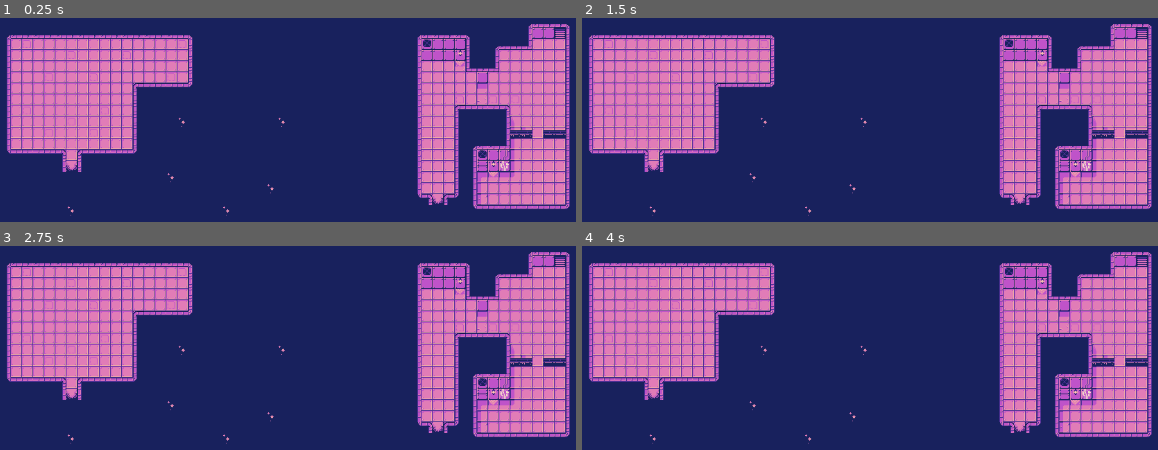
Above: before the commit, frames 1-4 (two rows, left to right).
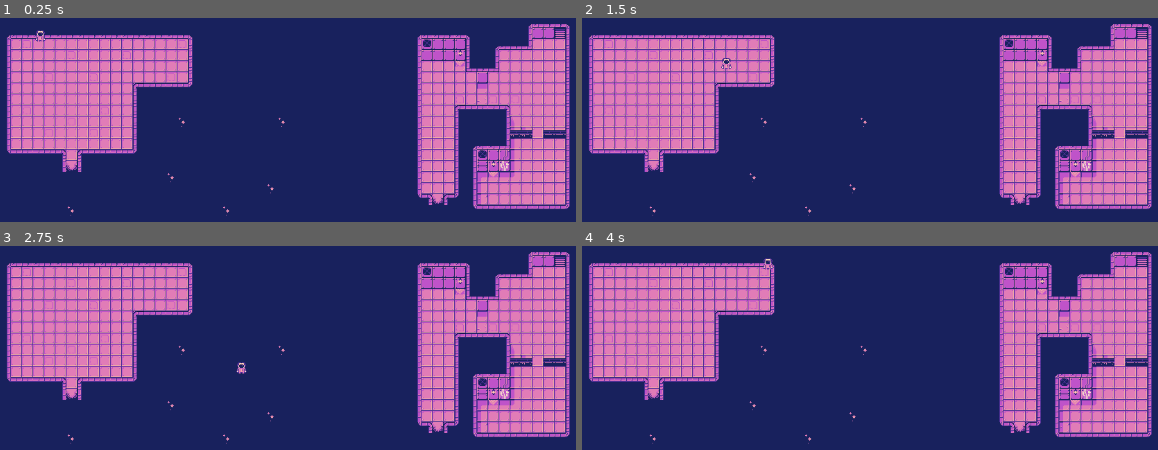
Above: after the commit, the same moments.

Repository: M-a-b-e-l/CISC2540---2D-Game-group-6
Game: Godot game, scene res://Scenes/main_scene.tscn
Two runs of this game, one before a commit and one after it. Both use one fixed random seed, a clock stepped at 60 frames per second and the inputs below. Before the commit the project has no main scene; this scene is started directly in both runs.
Inputs:
- Up to frame 1 (0.25 s): no input
- Up to frame 2 (1.5 s): tap Enter at 0.5 s; hold Right (ui_right) 0.53-1.28 s; tap Space at 1.25 s; hold Down (ui_down) from 1.28 s (still down)
- Up to frame 3 (2.75 s): tap Enter at 2 s; release Down (ui_down) at 2.03 s; hold Right (ui_right) from 2.03 s (still down)
- Up to frame 4 (4 s): tap Space at 2.75 s; release Right (ui_right) at 2.78 s; hold Up (ui_up) 2.78-3.53 s; hold Left (ui_left) from 3.53 s (still down)

The runs differ from the first frame. In frame 1, less than 0.1% of the frame differs, in the area x 6-8%, y 5-12%; in frame 2, less than 0.1%, in the area x 24-27%, y 19-25%; in frame 3, less than 0.1%; in frame 4, less than 0.1%.
Error after the commit: Attempt to call function 'play' in base 'null instance' on a null instance. (res://Scenes/Player.gd:43)

Commit message:
adding anims

Diff:
--- /dev/null
+++ b/group_6_2d_game/Scenes/Player.gd
@@ -0,0 +1,43 @@
+extends CharacterBody2D
+
+@export var speed: float = 200.0
+var direction: Vector2 = Vector2.ZERO
+
+# Reference to the Player Sprite2D node and its AnimationPlayer
+@onready var sprite = $Player
+@onready var animation_player = $Player/AnimationPlayer
+
+func _physics_process(delta):
+	# Capture input for movement
+	direction = Vector2.ZERO
+
+	if Input.is_action_pressed("ui_right"):
+		direction.x += 1
+	elif Input.is_action_pressed("ui_left"):
+		direction.x -= 1
+	if Input.is_action_pressed("ui_down"):
+		direction.y += 1
+	elif Input.is_action_pressed("ui_up"):
+		direction.y -= 1
+
+	# Normalize direction to ensure consistent movement speed
+	if direction != Vector2.ZERO:
+		direction = direction.normalized()
+
+		# Move the character
+		velocity = direction * speed
+		move_and_slide()
+
+		# Play corresponding animation based on movement direction
+		if direction.x > 0:
+			animation_player.play("WalkingRight")
+		elif direction.x < 0:
+			animation_player.play("WalkingLeft")
+		elif direction.y > 0:
+			animation_player.play("WalkingDown")
+		elif direction.y < 0:
+			animation_player.play("WalkingUp")
+	else:
+		# Play the idle animation when the character is not moving
+		velocity = Vector2.ZERO
+		animation_player.play("Idle")
--- a/group_6_2d_game/Scenes/Player.tscn
+++ b/group_6_2d_game/Scenes/Player.tscn
@@ -1,6 +1,7 @@
-[gd_scene load_steps=6 format=3 uid="uid://codqmq87vr5pb"]
+[gd_scene load_steps=11 format=3 uid="uid://codqmq87vr5pb"]
 
 [ext_resource type="Texture2D" uid="uid://dykdgq32vpr4q" path="res://Assets/CosmicLilac_AnimatedSpriteSheet/CosmicLilac_AnimatedSpriteSheet.png" id="1_p28xm"]
+[ext_resource type="Script" path="res://Scenes/Player.gd" id="1_xaulu"]
 
 [sub_resource type="CircleShape2D" id="CircleShape2D_esq3a"]
 
@@ -36,25 +37,96 @@
 "values": [30]
 }
 
+[sub_resource type="Animation" id="Animation_gapjd"]
+resource_name = "WalkingUp"
+length = 0.55
+loop_mode = 1
+tracks/0/type = "value"
+tracks/0/imported = false
+tracks/0/enabled = true
+tracks/0/path = NodePath(".:frame")
+tracks/0/interp = 1
+tracks/0/loop_wrap = true
+tracks/0/keys = {
+"times": PackedFloat32Array(0, 0.1, 0.2, 0.3, 0.4, 0.5),
+"transitions": PackedFloat32Array(1, 1, 1, 1, 1, 1),
+"update": 1,
+"values": [60, 61, 62, 63, 64, 65]
+}
+
+[sub_resource type="Animation" id="Animation_2fjyt"]
+resource_name = "WalkingRight"
+length = 0.55
+loop_mode = 1
+tracks/0/type = "value"
+tracks/0/imported = false
+tracks/0/enabled = true
+tracks/0/path = NodePath(".:frame")
+tracks/0/interp = 1
+tracks/0/loop_wrap = true
+tracks/0/keys = {
+"times": PackedFloat32Array(0, 0.1, 0.2, 0.3, 0.4, 0.5),
+"transitions": PackedFloat32Array(1, 1, 1, 1, 1, 1),
+"update": 1,
+"values": [45, 46, 47, 48, 49, 50]
+}
+
+[sub_resource type="Animation" id="Animation_x8171"]
+resource_name = "WalkingLeft"
+tracks/0/type = "value"
+tracks/0/imported = false
+tracks/0/enabled = true
+tracks/0/path = NodePath(".:frame")
+tracks/0/interp = 1
+tracks/0/loop_wrap = true
+tracks/0/keys = {
+"times": PackedFloat32Array(0, 0.1, 0.2, 0.3, 0.4, 0.5),
+"transitions": PackedFloat32Array(1, 1, 1, 1, 1, 1),
+"update": 1,
+"values": [45, 46, 47, 48, 49, 50]
+}
+
+[sub_resource type="Animation" id="Animation_l2twq"]
+resource_name = "Idle"
+length = 0.65
+loop_mode = 1
+tracks/0/type = "value"
+tracks/0/imported = false
+tracks/0/enabled = true
+tracks/0/path = NodePath(".:frame")
+tracks/0/interp = 1
+tracks/0/loop_wrap = true
+tracks/0/keys = {
+"times": PackedFloat32Array(0, 0.1, 0.2, 0.3, 0.4, 0.5, 0.6),
+"transitions": PackedFloat32Array(1, 1, 1, 1, 1, 1, 1),
+"update": 1,
+"values": [15, 16, 17, 18, 19, 20, 21]
+}
+
 [sub_resource type="AnimationLibrary" id="AnimationLibrary_kg42p"]
 _data = {
+"Idle": SubResource("Animation_l2twq"),
 "RESET": SubResource("Animation_pi5mg"),
-"WalkingDown": SubResource("Animation_y1n8m")
+"WalkingDown": SubResource("Animation_y1n8m"),
+"WalkingLeft": SubResource("Animation_x8171"),
+"WalkingRight": SubResource("Animation_2fjyt"),
+"WalkingUp": SubResource("Animation_gapjd")
 }
 
 [node name="CharacterBody2D" type="CharacterBody2D"]
+script = ExtResource("1_xaulu")
 
 [node name="CollisionShape2D" type="CollisionShape2D" parent="."]
 shape = SubResource("CircleShape2D_esq3a")
 
-[node name="Player (Astronaut)" type="Sprite2D" parent="CollisionShape2D"]
+[node name="Player" type="Sprite2D" parent="CollisionShape2D"]
 position = Vector2(187, 140)
 texture = ExtResource("1_p28xm")
 hframes = 15
 vframes = 6
 frame = 30
 
-[node name="AnimationPlayer" type="AnimationPlayer" parent="CollisionShape2D/Player (Astronaut)"]
+[node name="AnimationPlayer" type="AnimationPlayer" parent="CollisionShape2D/Player"]
 libraries = {
 "": SubResource("AnimationLibrary_kg42p")
 }
--- a/group_6_2d_game/Scenes/main_scene.tscn
+++ b/group_6_2d_game/Scenes/main_scene.tscn
@@ -1,6 +1,7 @@
-[gd_scene load_steps=4 format=4 uid="uid://b7a7f7hpf8p0k"]
+[gd_scene load_steps=5 format=4 uid="uid://b7a7f7hpf8p0k"]
 
 [ext_resource type="Texture2D" uid="uid://cjupec5pbv2cx" path="res://Assets/CosmicLilac_Tiles.png" id="1_p53sb"]
+[ext_resource type="PackedScene" uid="uid://codqmq87vr5pb" path="res://Scenes/Player.tscn" id="2_p8c7s"]
 
 [sub_resource type="TileSetAtlasSource" id="TileSetAtlasSource_y5l8g"]
 texture = ExtResource("1_p53sb")
@@ -117,3 +118,10 @@
 [node name="TileMapLayer" type="TileMapLayer" parent="."]
 tile_map_data = PackedByteArray("AAAOABQAAAAEAAYAAAANABQAAAAAAAIAAAAPABQAAAADAAIAAAAOABMAAAACAAIAAAAOABIAAAACAAIAAAAOAB …(47152 unchanged characters)…
 tile_set = SubResource("TileSet_q8urb")
+
+[node name="CharacterBody2D" parent="." instance=ExtResource("2_p8c7s")]
+
+[node name="Player(Astronaut)" parent="CharacterBody2D/CollisionShape2D" index="0"]
+position = Vector2(169, 156)
+
+[editable path="CharacterBody2D"]
--- a/group_6_2d_game/project.godot
+++ b/group_6_2d_game/project.godot
@@ -11,6 +11,7 @@
 [application]
 
 config/name="group_6_2D_game"
+run/main_scene="res://Scenes/main_scene.tscn"
 config/features=PackedStringArray("4.3", "GL Compatibility")
 
 [rendering]
